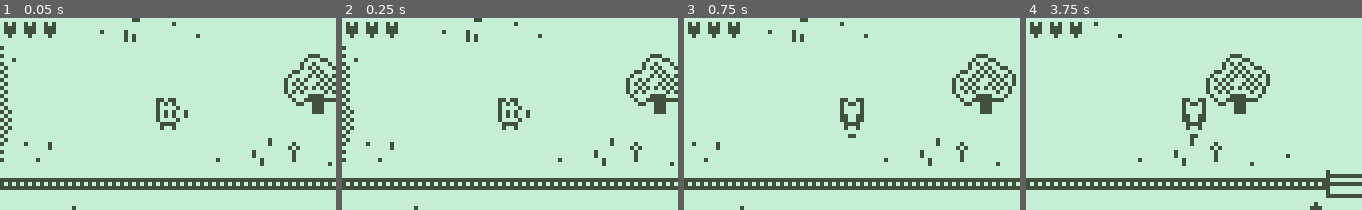
Above: before the commit, frames 1-4 (left to right).
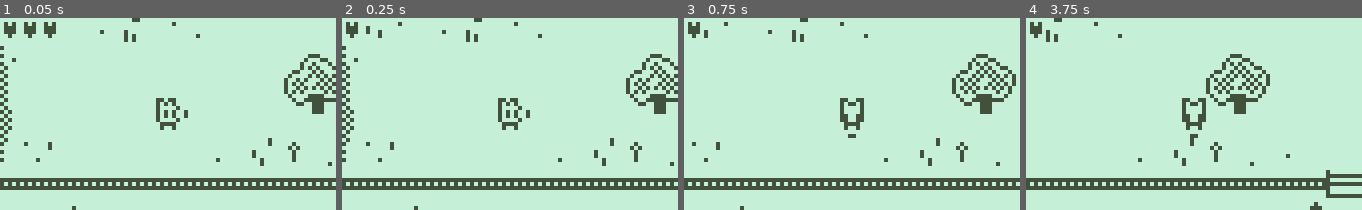
Above: after the commit, the same moments.

Repository: Streamfire/Nokia3310-DeathIsGood
Game: Godot game, scene res://internal/Scenes/Main.tscn
Two runs of this game, one before a commit and one after it. Both use one fixed random seed, a clock stepped at 60 frames per second and the inputs below. This scene is started directly instead of the project's main scene.
Inputs:
- Up to frame 1 (0.05 s): no input
- Up to frame 2 (0.25 s): no input
- Up to frame 3 (0.75 s): hold Right (move_right) from 0.53 s (still down); hold S (aim_down) from 0.53 s (still down)
- Up to frame 4 (3.75 s): release Right (move_right) at 1.28 s; release S (aim_down) at 1.28 s; hold Down (move_down) 1.28-2.03 s; tap A (aim_left) at 1.35 s; hold Right (move_right) 2.03-2.78 s; hold D (aim_right) 2.03-2.78 s; hold Up (move_up) 2.78-3.53 s; tap W (aim_up) at 2.85 s; hold Left (move_left) from 3.53 s (still down); hold S (aim_down) from 3.53 s (still down)

Frame 1 is identical in both runs. In frame 2, 0.5% of the frame differs, in the area x 7-18%, y 2-11%; in frame 3, 0.5%; in frame 4, 0.6%, in the area x 5-17%, y 0-13%.

Commit message:
slimes should no longer walk over eachother

Diff:
--- a/internal/Scenes/Slime.tscn
+++ b/internal/Scenes/Slime.tscn
@@ -97,7 +97,7 @@
 "
 
 [sub_resource type="RectangleShape2D" id=2]
-extents = Vector2( 3, 3 )
+extents = Vector2( 4, 3 )
 
 [sub_resource type="Animation" id=3]
 loop = true
@@ -991,6 +991,7 @@
 
 [node name="Slime" type="KinematicBody2D"]
 collision_layer = 8
+collision_mask = 9
 script = SubResource( 1 )
 speed = 0.16
 shot_cooldown = 0.16
